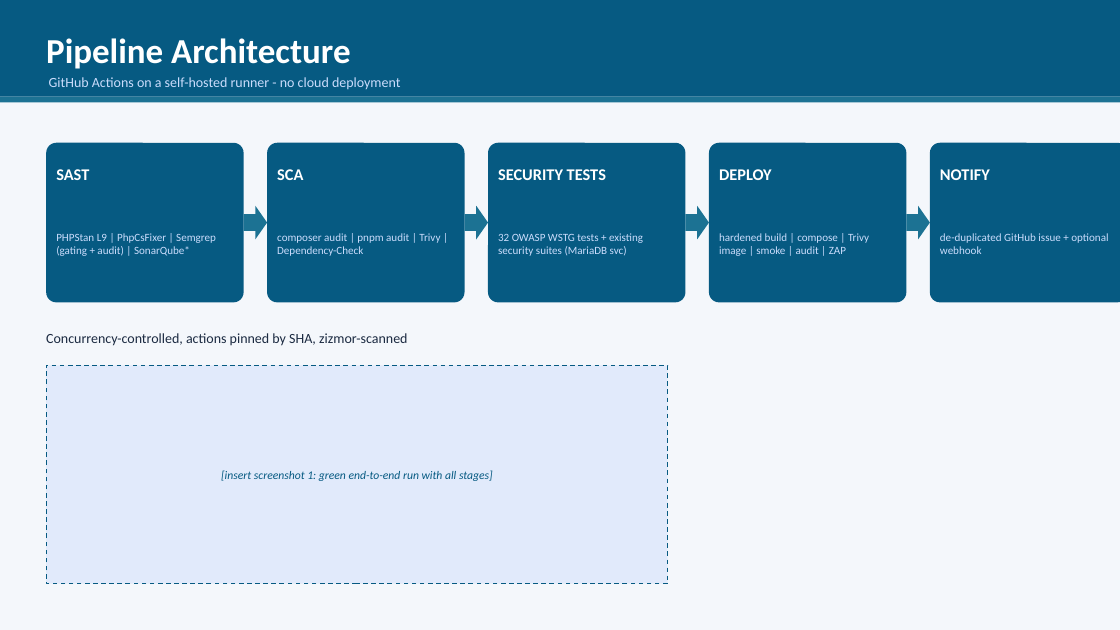
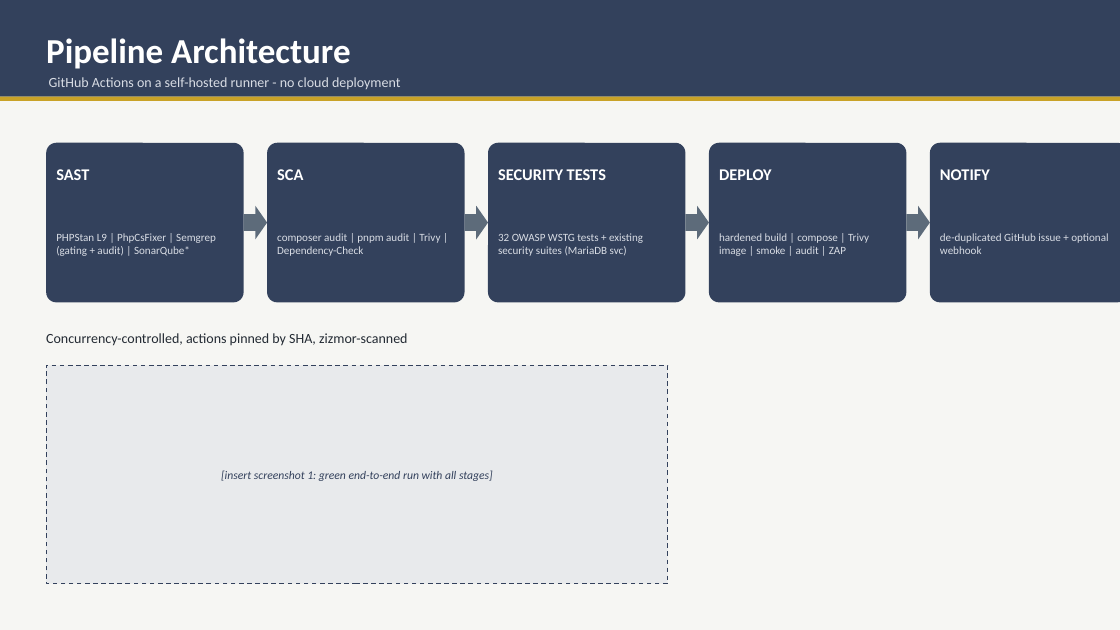
Before and after one commit to kimai/kimai, a slide deck: slide 2 of devsecops/deliverables/DevSecOps_Slides.pptx. Drawn at 1120x630 pixels with LibreOffice and Linux fonts; fonts in the diff are those of the drawing. Boxes give left, top, right and bottom in pixels: in the first picture for what was removed or moved away, otherwise in the second. Text is boxed around its words. In the diff, an @@ line names an element or a change of style, - is before the commit and + after.

```diff
--- a/devsecops/deliverables/DevSecOps_Slides.pptx
+++ b/devsecops/deliverables/DevSecOps_Slides.pptx
@@ rectangle at [0, 0, 1120, 630]: fill #F4F7FB to #F6F6F3 @@
@@ rectangle at [0, 97, 1120, 101]: fill #1C7293 to #C9A227 @@
@@ fill #065A82 to #33415C in 6 elements at [0, 0, 1120, 97], [46, 143, 244, 302], [267, 143, 465, 302], [488, 143, 686, 302], [709, 143, 907, 302], [930, 143, 1120, 302] @@
@@ fill #1C7293 to #5D6B7A in 4 elements at [244, 206, 267, 239], [465, 206, 488, 239], [686, 206, 709, 239], [907, 206, 930, 239] @@
@@ text colour #CADCFC to #D8DCE4 in 6 elements at [49, 77, 400, 89], [56, 233, 216, 256], [277, 233, 440, 256], [498, 233, 643, 256], [719, 233, 869, 256], [940, 233, 1108, 254] @@
@@ rectangle at [46, 365, 668, 584]: fill #CADCFC at 45% opacity to #D8DCE4 at 45% opacity; outline #065A82 1 pt dashed to #33415C 1 pt dashed @@
@@ text "[insert screenshot 1: green end-to-end ..." at [221, 470, 493, 481]: text colour #065A82 to #33415C @@
```
Also in this commit, not shown: 8 other slides changed.
